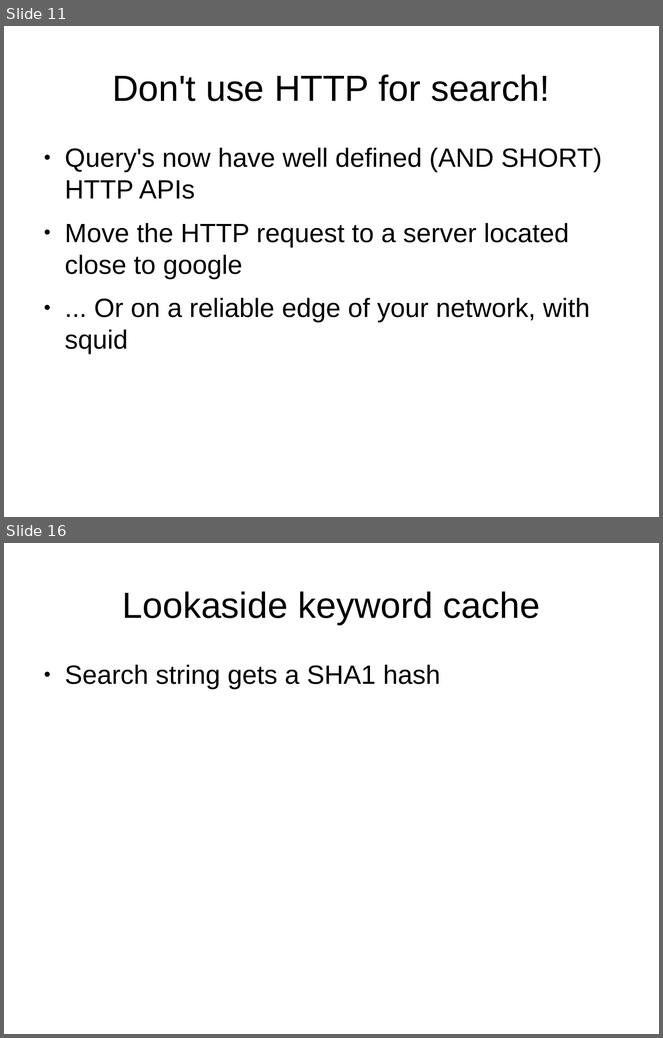
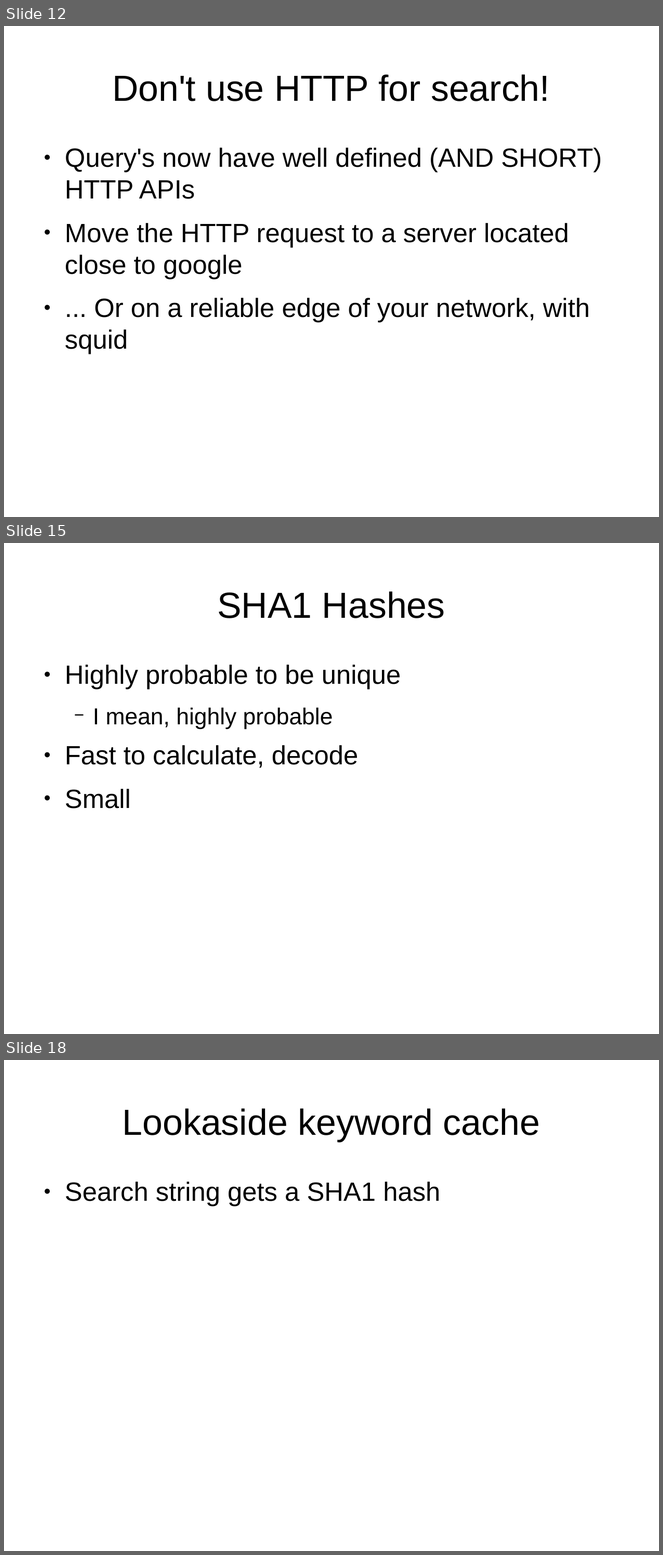
Before and after one commit to dtaht/Gnugol, a slide deck: doc/gnugol.odp. Shown one above the other, each under a label of ours: slides 11 and 16 before the commit, slides 12, 15 and 18 after it; the slides between them are not shown. The pictures are 663x1038 and 663x1555 pixels, drawn with LibreOffice and Linux fonts; fonts in the diff are those of the drawing. Boxes give left, top, right and bottom in pixels: in the first picture for what was removed or moved away, otherwise in the second. Text is boxed around its words. In the diff, an @@ line names an element or a change of style, - is before the commit and + after.

```diff
--- a/doc/gnugol.odp
+++ b/doc/gnugol.odp
@@ slide 15 added at <box>4,543,659,1034</box>, background #FFFFFF @@
@@ title added at <box>217,591,445,618</box>, 44 pt, text #000000 @@
+SHA1 Hashes
@@ text added at <box>65,665,401,809</box>, 32 pt, text #000000 @@
+● Highly probable to be unique
+  − I mean, highly probable
+● Fast to calculate, decode
+● Small
@@ what was slide 11 is now slide 12 @@
@@ what was slide 16 is now slide 18 @@
```
Also in this commit, not shown: 6 slides changed, 4 other slides added, 1 slide removed.
